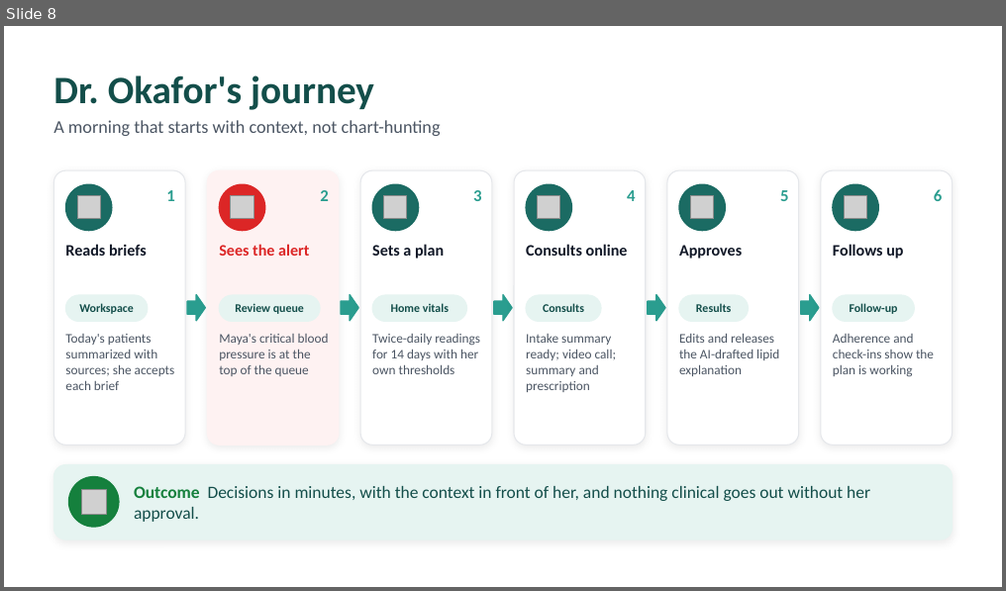
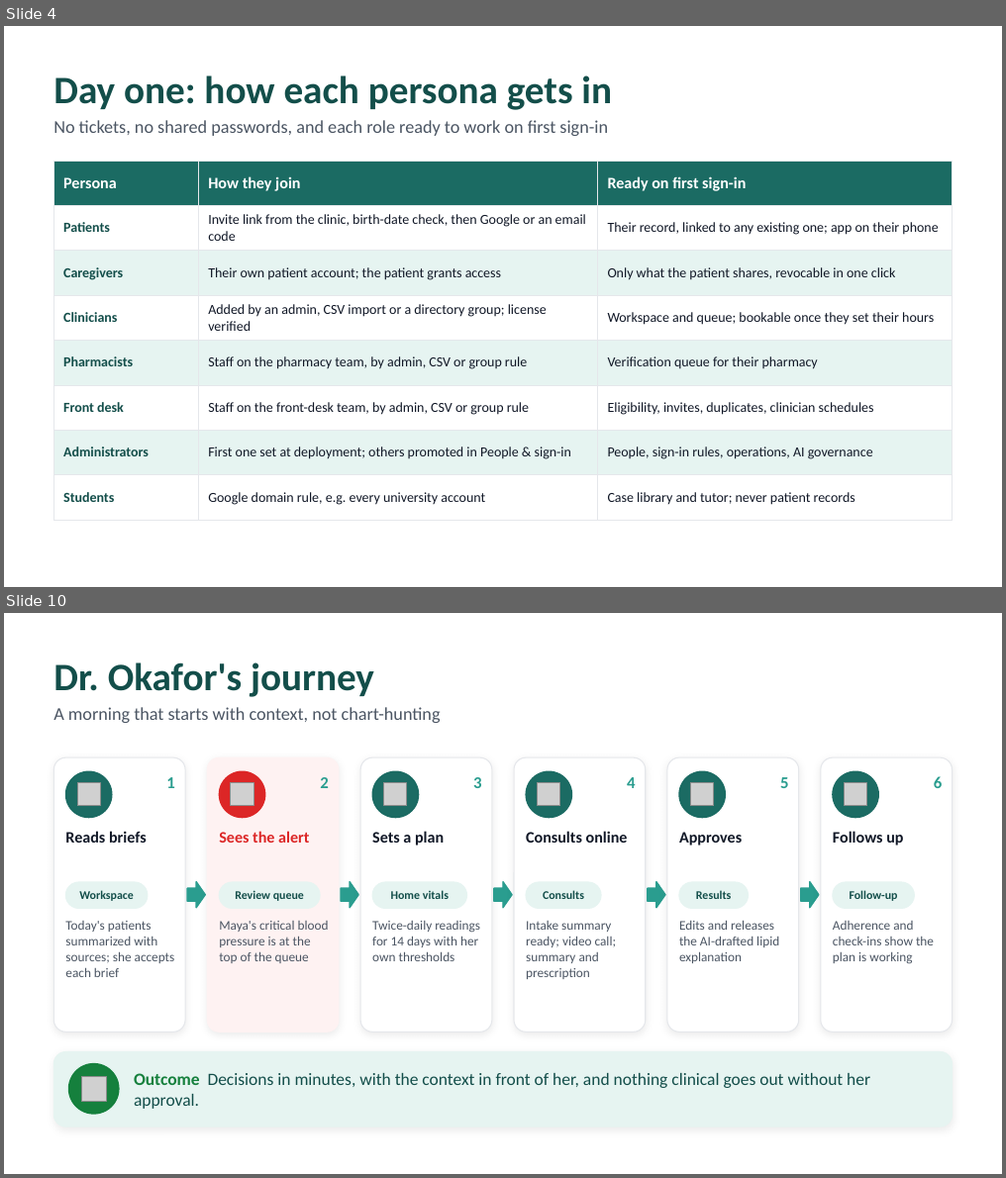
Before and after one commit to dilleeps/BioverseMyCare, a slide deck: docs/presentations/Bioverse-One-Personas.pptx. Shown one above the other, each under a label of ours: slide 8 before the commit, slides 4 and 10 after it; the slides between them are not shown. The pictures are 1006x591 and 1006x1178 pixels, drawn with LibreOffice and Linux fonts; fonts in the diff are those of the drawing; grey boxes stand for pictures. Boxes give left, top, right and bottom in pixels: in the first picture for what was removed or moved away, otherwise in the second. Text is boxed around its words. In the diff, an @@ line names an element or a change of style, - is before the commit and + after.

```diff
--- a/docs/presentations/Bioverse-One-Personas.pptx
+++ b/docs/presentations/Bioverse-One-Personas.pptx
@@ slide 4 added at [4,26,1002,587], background #FFFFFF @@
@@ text added at [54,76,612,110], 28 pt, text #134E4A, bold @@
+Day one: how each persona gets in
@@ text added at [54,120,608,136], 13 pt, text #4B5563 @@
+No tickets, no shared passwords, and each role ready to work on first sign-in
@@ table added at [54,161,952,509], 8 rows, 3 columns @@
+Persona | How they join | Ready on first sign-in
+Patients | Invite link from the clinic, birth-date check, then Google or an email code | Their record, linked to any existing one; app on their phone
+Caregivers | Their own patient account; the patient grants access | Only what the patient shares, revocable in one click
+Clinicians | Added by an admin, CSV import or a directory group; license verified | Workspace and queue; bookable once they set their hours
+Pharmacists | Staff on the pharmacy team, by admin, CSV or group rule | Verification queue for their pharmacy
+Front desk | Staff on the front-desk team, by admin, CSV or group rule | Eligibility, invites, duplicates, clinician schedules
+Administrators | First one set at deployment; others promoted in People & sign-in | People, sign-in rules, operations, AI governance
+Students | Google domain rule, e.g. every university account | Case library and tutor; never patient records
@@ what was slide 8 is now slide 10 @@
```
Also in this commit, not shown: 14 slides changed, 1 other slide added.
